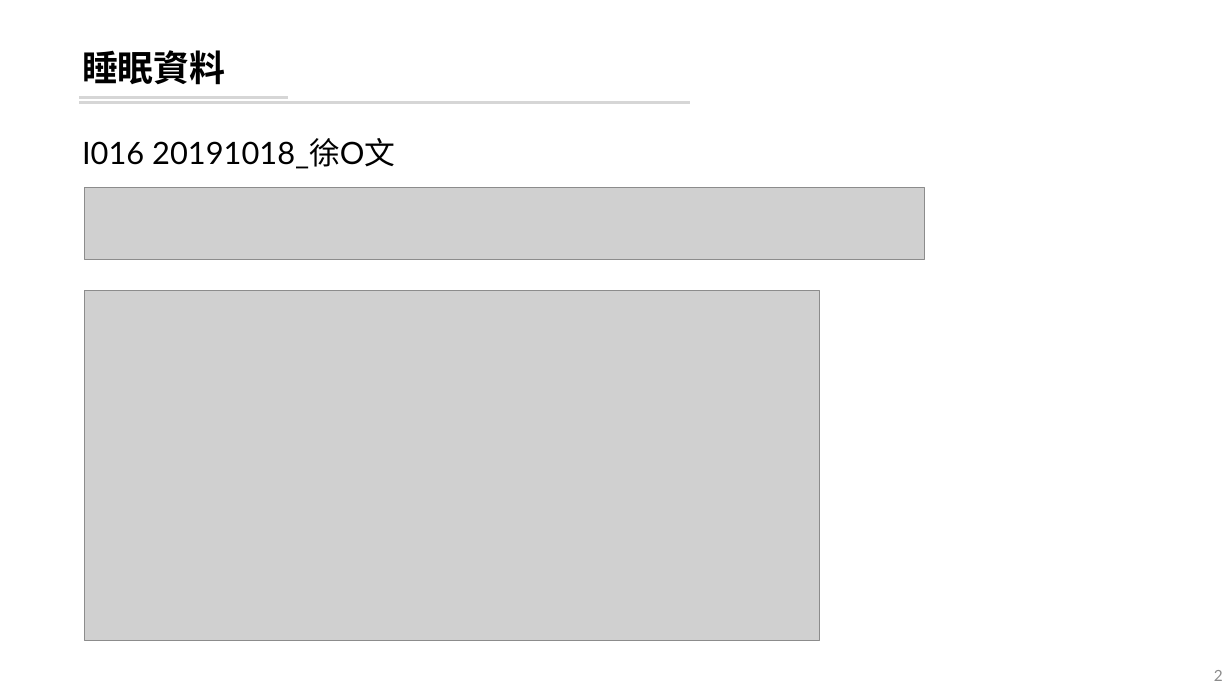
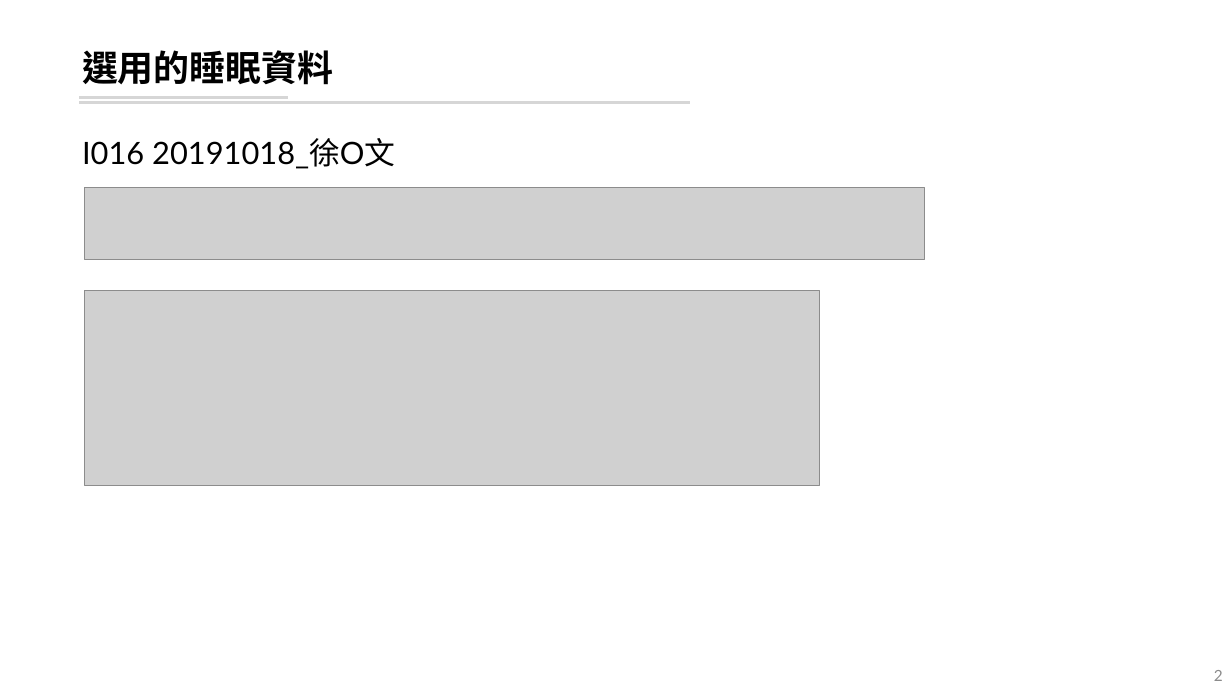
Before and after one commit to leooel97895750/sleepWorkShop, a slide deck: slide 2 of 碩一睡眠工作坊.pptx. Drawn at 1232x693 pixels with LibreOffice and Linux fonts; fonts in the diff are those of the drawing; grey boxes stand for pictures. Boxes give left, top, right and bottom in pixels: in the first picture for what was removed or moved away, otherwise in the second. Text is boxed around its words. In the diff, an @@ line names an element or a change of style, - is before the commit and + after.

```diff
--- a/碩一睡眠工作坊.pptx
+++ b/碩一睡眠工作坊.pptx
@@ title at (82,50,333,85): text changed @@
-睡眠資料
+選用的睡眠資料
@@ picture: place and size @@
-picture at (85,290,820,640)
+picture at (85,290,820,485)
```
Also in this commit, not shown: 9 slides added, 1 slide removed, 20 other files.
